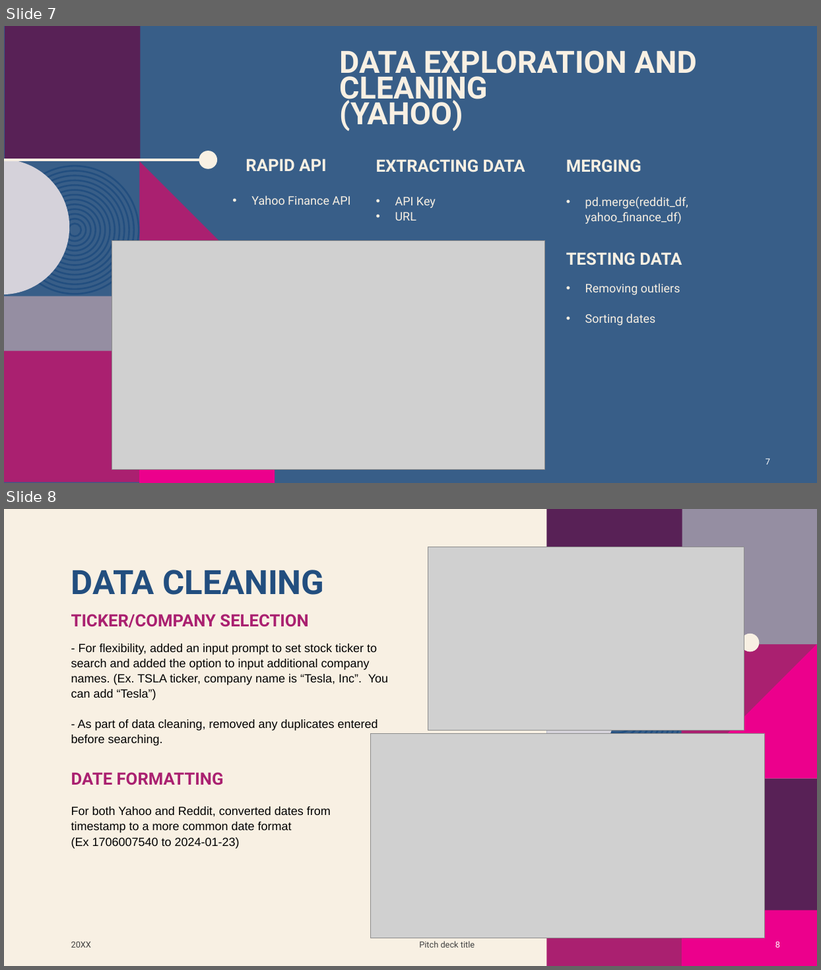
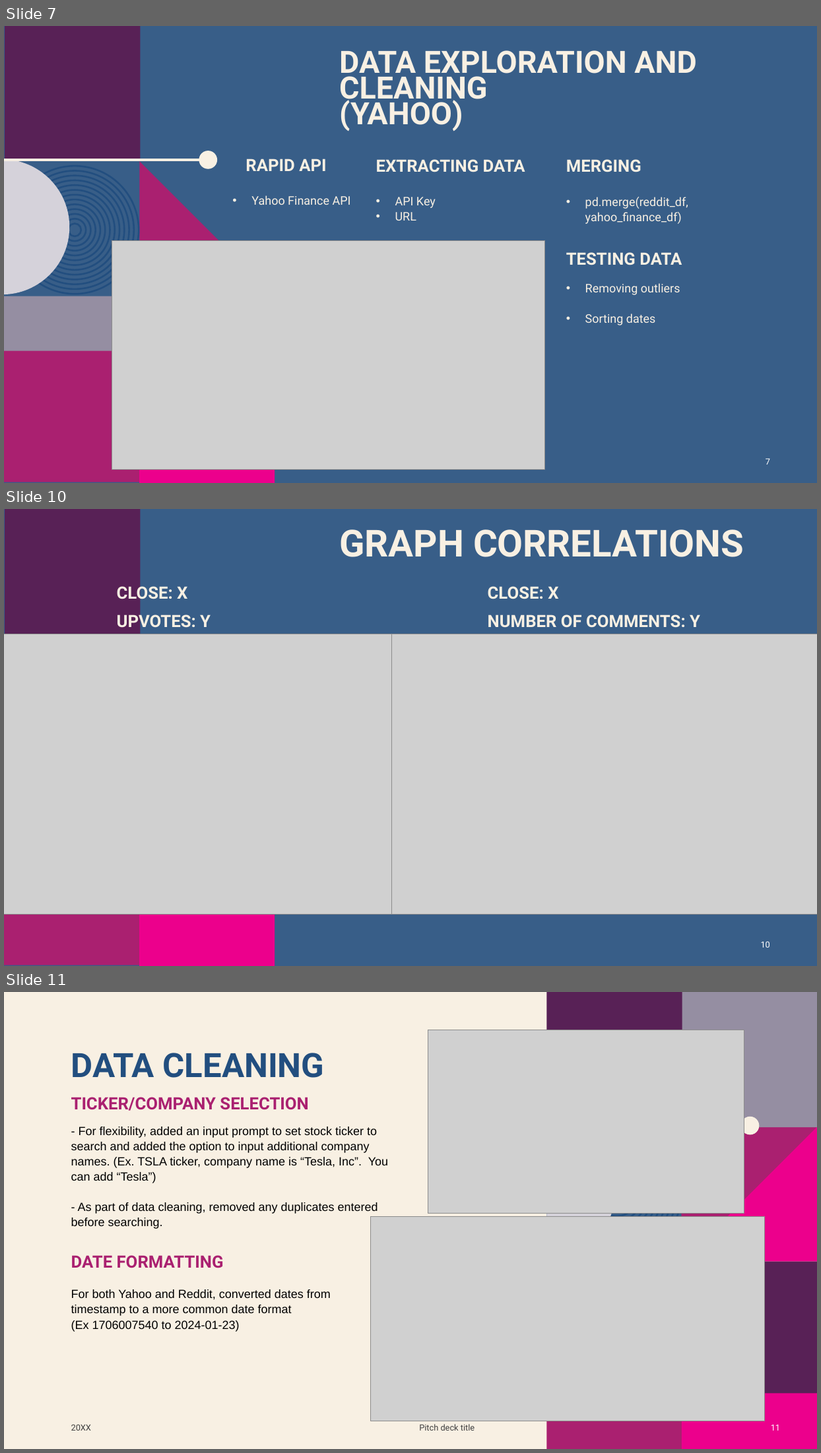
Before and after one commit to AprilHolmes7825/Project_1, a slide deck: Reddit Yahoo Finance Presentation.pptx. Shown one above the other, each under a label of ours: slides 7 and 8 before the commit, slides 7, 10 and 11 after it; the slides between them are not shown. The pictures are 821x970 and 821x1453 pixels, drawn with LibreOffice and Linux fonts; fonts in the diff are those of the drawing; grey boxes stand for pictures; background and template pictures are left out. Boxes give left, top, right and bottom in pixels: in the first picture for what was removed or moved away, otherwise in the second. Text is boxed around its words. In the diff, an @@ line names an element or a change of style, - is before the commit and + after.

```diff
--- a/Reddit Yahoo Finance Presentation.pptx
+++ b/Reddit Yahoo Finance Presentation.pptx
@@ slide 10 added at bbox=[4, 509, 817, 966], background #385E88; not listed: 8 template elements that a slide beside it also shows @@
@@ title added at bbox=[339, 529, 744, 557], 44 pt, text #F8F0E3, bold @@
+GRAPH CORRELATIONS
@@ text added at bbox=[117, 583, 211, 632], 20 pt, text #F8F0E3, bold @@
+CLOSE: X
+UPVOTES: Y
@@ text added at bbox=[488, 586, 700, 628], 20 pt, text #F8F0E3, bold @@
+CLOSE: X
+NUMBER OF COMMENTS: Y
@@ picture added at bbox=[4, 634, 392, 915] @@
@@ picture added at bbox=[392, 634, 817, 915] @@
@@ rectangle added at bbox=[139, 780, 275, 916], fill #582156 @@
@@ page number added at bbox=[761, 942, 770, 948], 10 pt, text #FFFFFF @@
+10
@@ what was slide 8 is now slide 11 @@
@@ page number at bbox=[771, 1425, 780, 1431]: text changed @@
-8
+11
```
Also in this commit, not shown: 2 other slides added, 1 other file.
